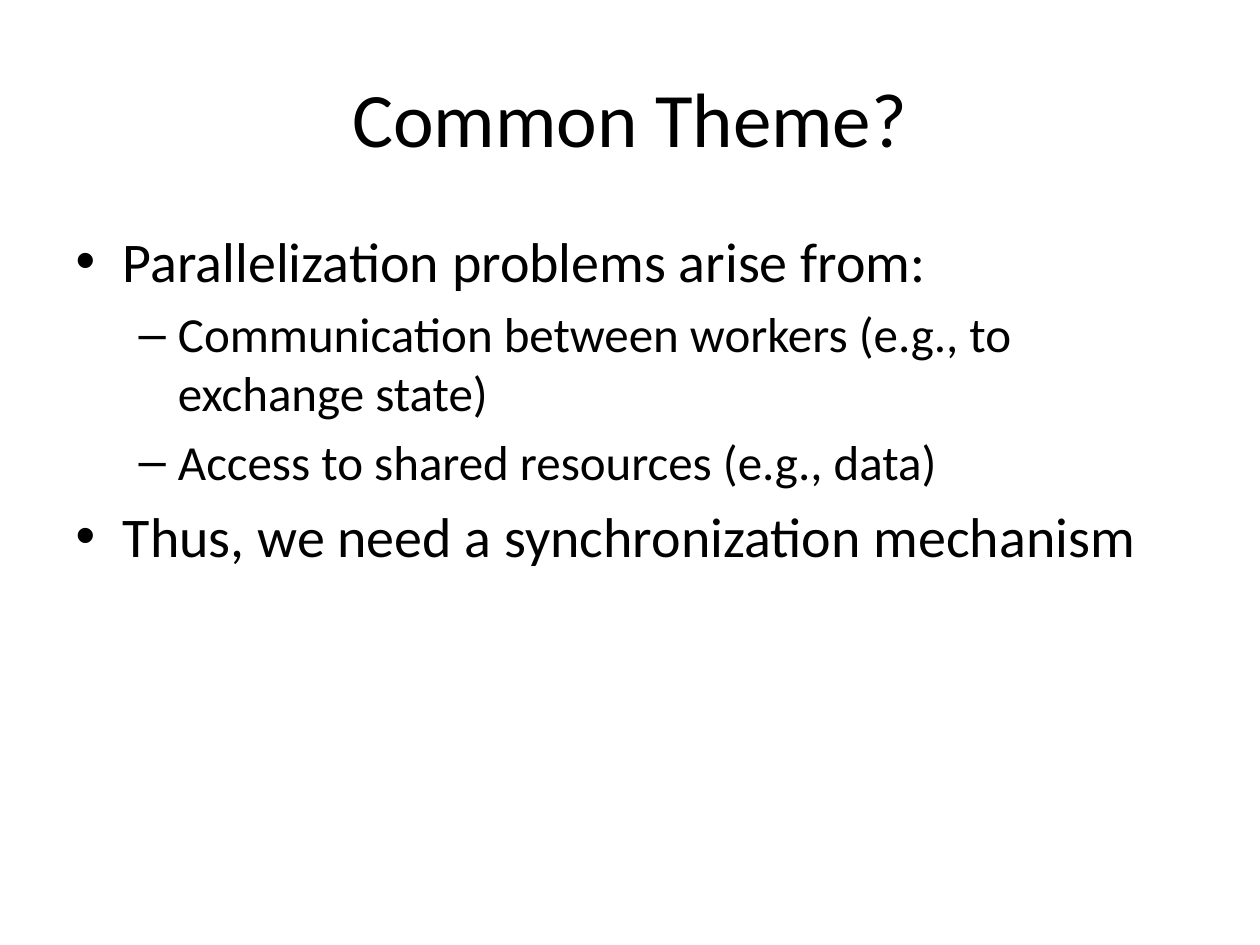
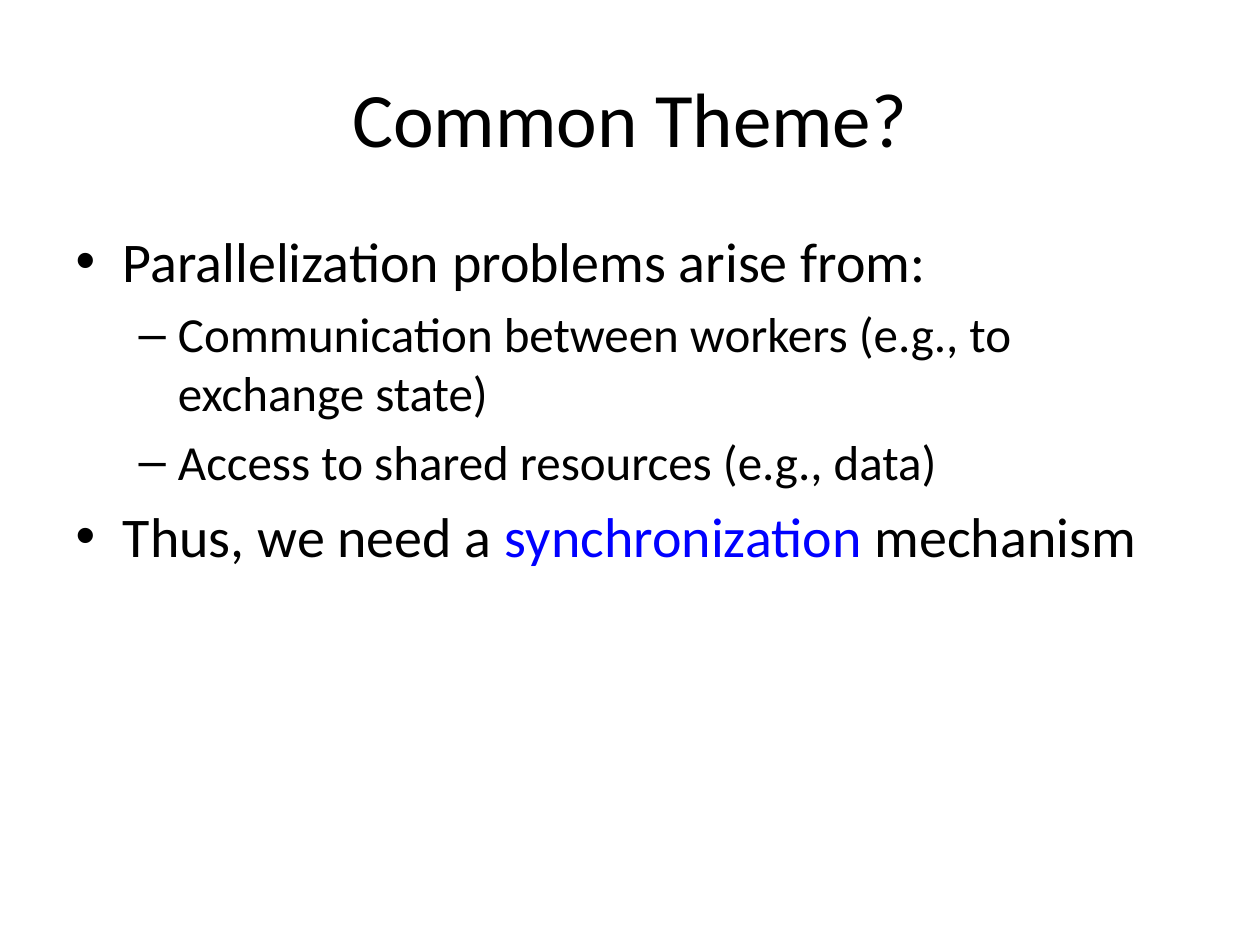
Before and after one commit to chriswjh/chriswjh.github.io, a slide deck: slide 6 of EDM/MapReduce_Design.pptx. Drawn at 1260x945 pixels with LibreOffice and Linux fonts; fonts in the diff are those of the drawing. Boxes give left, top, right and bottom in pixels: in the first picture for what was removed or moved away, otherwise in the second. Text is boxed around its words. In the diff, an @@ line names an element or a change of style, - is before the commit and + after.

```diff
--- a/EDM/MapReduce_Design.pptx
+++ b/EDM/MapReduce_Design.pptx
@@ text at box(123, 518, 1136, 566): text colour #000000 to #0000FF in "synchronization" @@
```
Also in this commit, not shown: 5 other slides changed, 1 other file.
